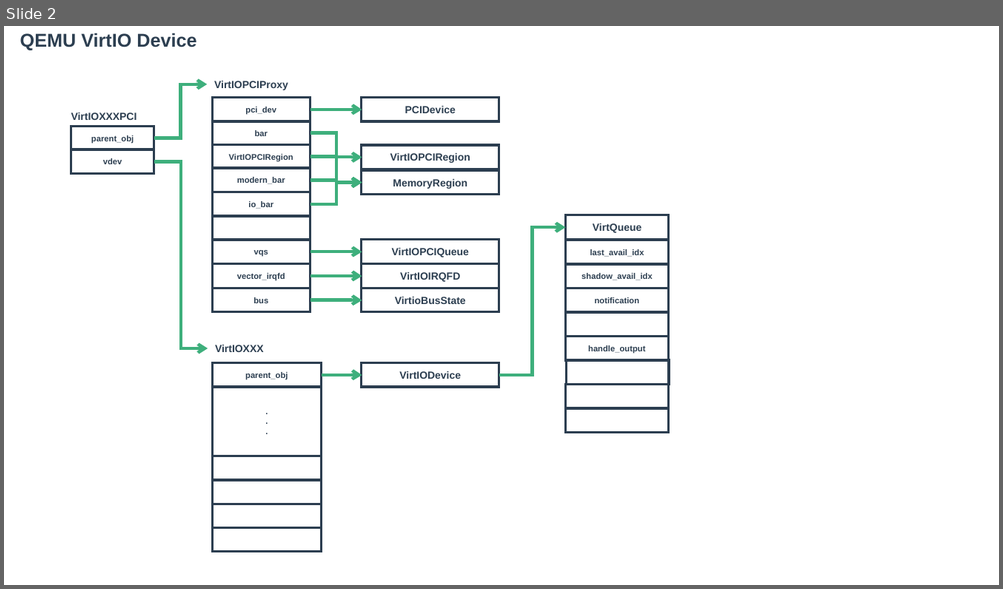
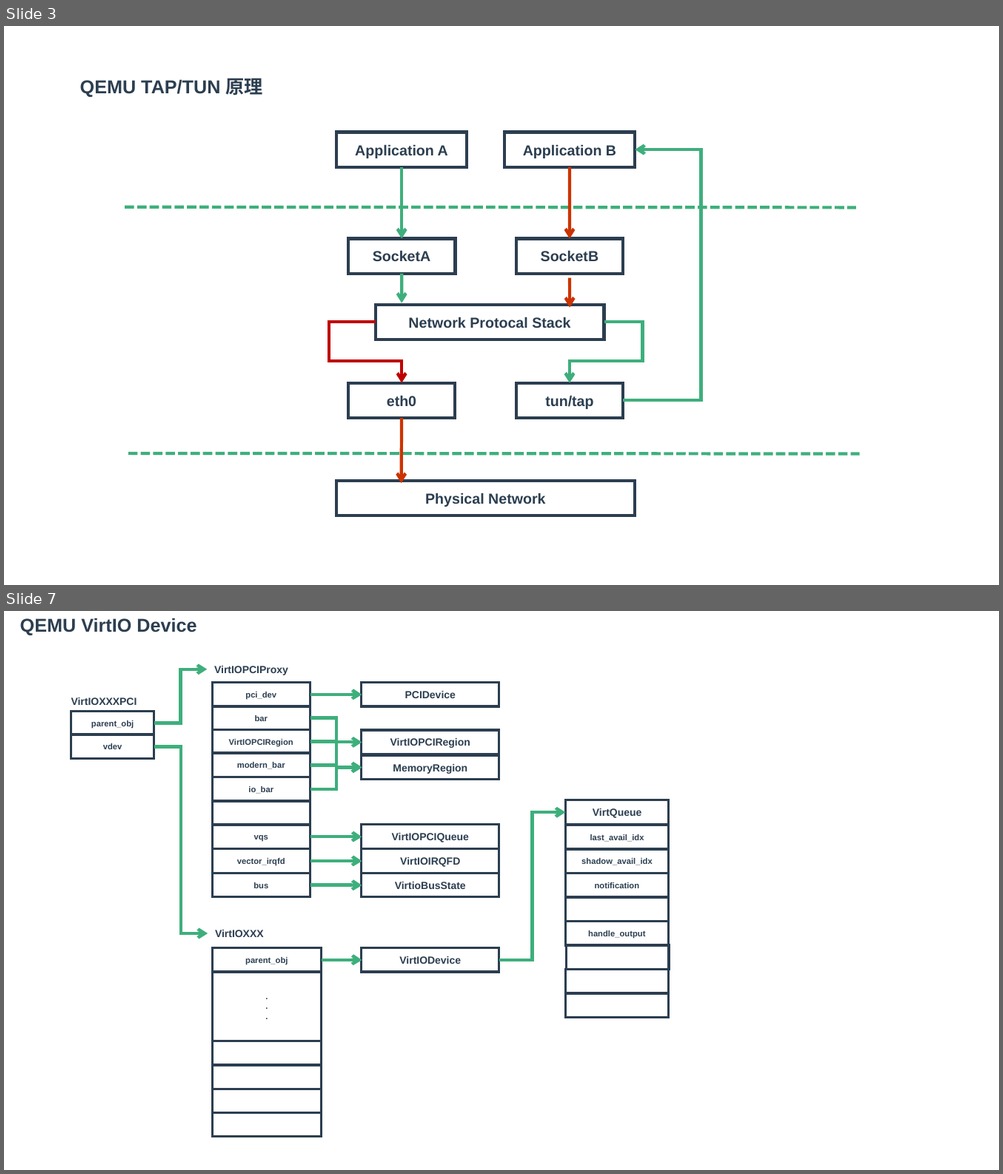
Before and after one commit to zaiqiang-dong/zaiqiang, a slide deck: picture/vitrualization/qemu/io/io.pptx. Shown one above the other, each under a label of ours: slide 2 before the commit, slides 3 and 7 after it; the slides between them are not shown. The pictures are 1003x589 and 1003x1174 pixels, drawn with LibreOffice and Linux fonts; fonts in the diff are those of the drawing. Boxes give left, top, right and bottom in pixels: in the first picture for what was removed or moved away, otherwise in the second. Text is boxed around its words. In the diff, an @@ line names an element or a change of style, - is before the commit and + after.

```diff
--- a/picture/vitrualization/qemu/io/io.pptx
+++ b/picture/vitrualization/qemu/io/io.pptx
@@ slide 3 added at box(4, 26, 999, 585), background #FFFFFF @@
@@ text added at box(80, 74, 263, 98), 18 pt, text #2C3E50, bold @@
+QEMU TAP/TUN 原理
@@ rectangle added at box(336, 132, 466, 167), outline #2C3E50 3 pt, 14 pt, text #2C3E50, bold @@
+Application A
@@ rectangle added at box(504, 132, 634, 167), outline #2C3E50 3 pt, 14 pt, text #2C3E50, bold @@
+Application B
@@ elbow arrow added from (623, 400) to (635, 150), #3EAF7C 3 pt @@
@@ arrow added from (401, 167) to (401, 238), #3EAF7C 3 pt @@
@@ arrow added from (569, 167) to (569, 238), #CC3300 3 pt @@
@@ line added from (125, 207) to (856, 207), #3EAF7C 3 pt dashed @@
@@ rectangle added at box(348, 238, 455, 274), outline #2C3E50 3 pt, 14 pt, text #2C3E50, bold @@
+SocketA
@@ rectangle added at box(516, 238, 623, 274), outline #2C3E50 3 pt, 14 pt, text #2C3E50, bold @@
+SocketB
@@ arrow added from (401, 274) to (401, 304), #3EAF7C 3 pt @@
@@ arrow added from (569, 278) to (569, 308), #CC3300 3 pt @@
@@ rectangle added at box(375, 305, 604, 340), outline #2C3E50 3 pt, 14 pt, text #2C3E50, bold @@
+Network Protocal Stack
@@ elbow arrow added from (375, 322) to (401, 383), #C00000 3 pt @@
@@ elbow arrow added from (604, 322) to (569, 383), #3EAF7C 3 pt @@
@@ rectangle added at box(348, 383, 455, 418), outline #2C3E50 3 pt, 14 pt, text #2C3E50, bold @@
+eth0
@@ rectangle added at box(516, 383, 623, 418), outline #2C3E50 3 pt, 14 pt, text #2C3E50, bold @@
+tun/tap
@@ arrow added from (401, 418) to (401, 483), #CC3300 3 pt @@
@@ line added from (128, 454) to (859, 454), #3EAF7C 3 pt dashed @@
@@ rectangle added at box(336, 481, 634, 516), outline #2C3E50 3 pt, 14 pt, text #2C3E50, bold @@
+Physical Network
@@ what was slide 2 is now slide 7 @@
```
Also in this commit, not shown: 14 other slides added, 21 other files.
